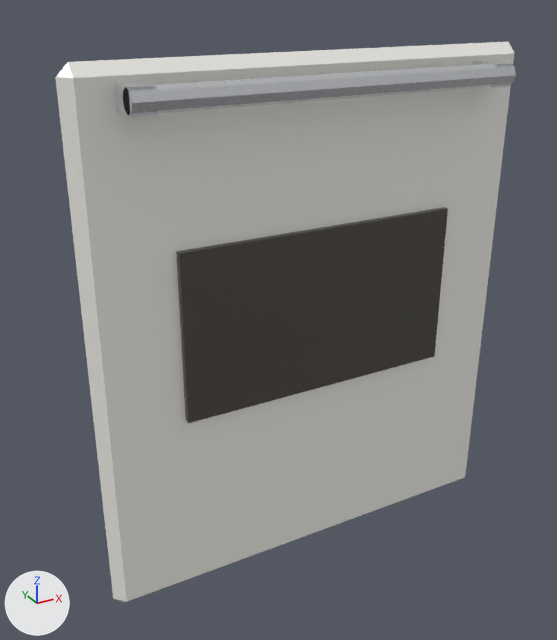
One commit to the glTF model assets/models/kitchen/kitchen_oven_door.glb: the scene before it, then after it.
Camera for both pictures: a 50 mm camera at (-0.357, -0.578, 0.553) aimed at (-0.036, 0.006, 0.261). The axes (+X, +Y, +Z) are drawn at lower left. The lights are the same throughout. The first picture is the older version. Vertices at exactly the same position are counted once.

The scene before the commit, as lines of its bpy script (objects in view):
```python
me_cube_034 = bpy.data.meshes.new('Cube.034')
me_cube_034.from_pydata(...)  # 64 vertices, 108 faces; spans x -0.22..0.22, y -0.045..0.01, z 0.0..0.5
# faces by material slot: [44, 12, 52]
me_cube_034.materials.append(mat_enamel)  # white #f6f5ef
me_cube_034.materials.append(mat_ovenglass)  # dark grey #504b45
me_cube_034.materials.append(mat_chrome)  # white #e1e3e7
ob_kitchen_oven_door = bpy.data.objects.new('kitchen_oven_door', me_cube_034)
ob_kitchen_oven_door.location = (0.0, 0.0, 0.0)
```
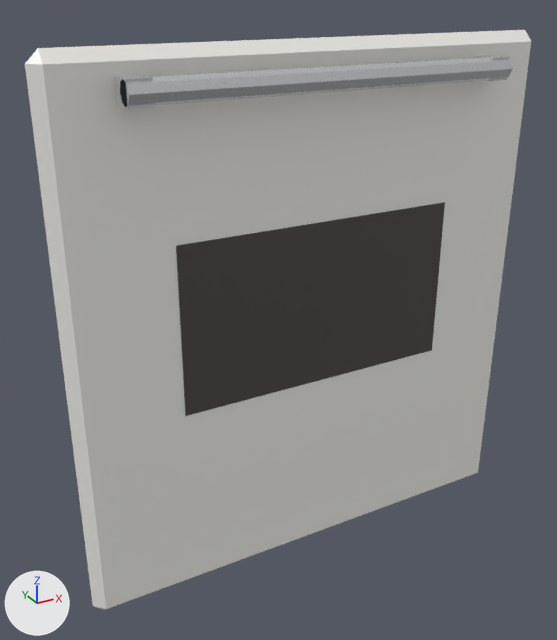
Where the change shows, as pixel boxes [x1, y1, x2, y2] in the pictures (557 x 640 px; the box of a moved part takes in the faces that stretch with it):
'kitchen_oven_door', reshaped (10% wider): before [55, 42, 516, 603]; after [25, 30, 531, 610]
part 1 of me_cube_034, moved or reshaped: before [55, 42, 515, 603]; after [25, 30, 531, 610]
part 2 of me_cube_034, moved or reshaped: before [176, 207, 448, 423]; after [176, 202, 445, 416]
part 3 of me_cube_034, moved or reshaped: before [123, 64, 516, 116]; after [120, 57, 513, 108]
part 4 of me_cube_034, moved or reshaped: before [115, 81, 157, 117]; after [114, 74, 155, 109]
part 5 of me_cube_034, moved or reshaped: before [473, 60, 513, 88]; after [474, 55, 510, 81]

The change, as a list of edits to the scene's bpy script:
```text
Change me_cube_034:
    used by ob_kitchen_oven_door; location = (0.0, 0.0, 0.0)
    remove me_cube_034.from_pydata(...)  # 64 vertices, 108 faces; spans x -0.22..0.22, y -0.045..0.01, z 0.0..0.5
    add me_cube_034.from_pydata(...)  # 64 vertices, 108 faces; spans x -0.24..0.24, y -0.04..0.011, z 0.0..0.51
    me_cube_034 part 1: the loose piece of 24 vertices spanning x -0.22..0.22, y -0.01..0.01, z 0.0..0.5 is scaled about the mesh origin by (1.09, 1, 1.02)
    me_cube_034 part 2: the loose piece of 8 vertices spanning x -0.14..0.14, y -0.016..0.006, z 0.19..0.35 is moved by (0.0, 0.005, 0.005)
    me_cube_034 part 3: the loose piece of 16 vertices spanning x -0.18..0.18, y -0.045..-0.025, z 0.465..0.485 is moved by (0.0, 0.005, 0.005)
    me_cube_034 part 4: the loose piece of 8 vertices spanning x -0.18..-0.16, y -0.04..0.0, z 0.465..0.485 is moved by (0.0, 0.005, 0.005)
    me_cube_034 part 5: the loose piece of 8 vertices spanning x 0.16..0.18, y -0.04..0.0, z 0.465..0.485 is moved by (0.0, 0.005, 0.005)
```
